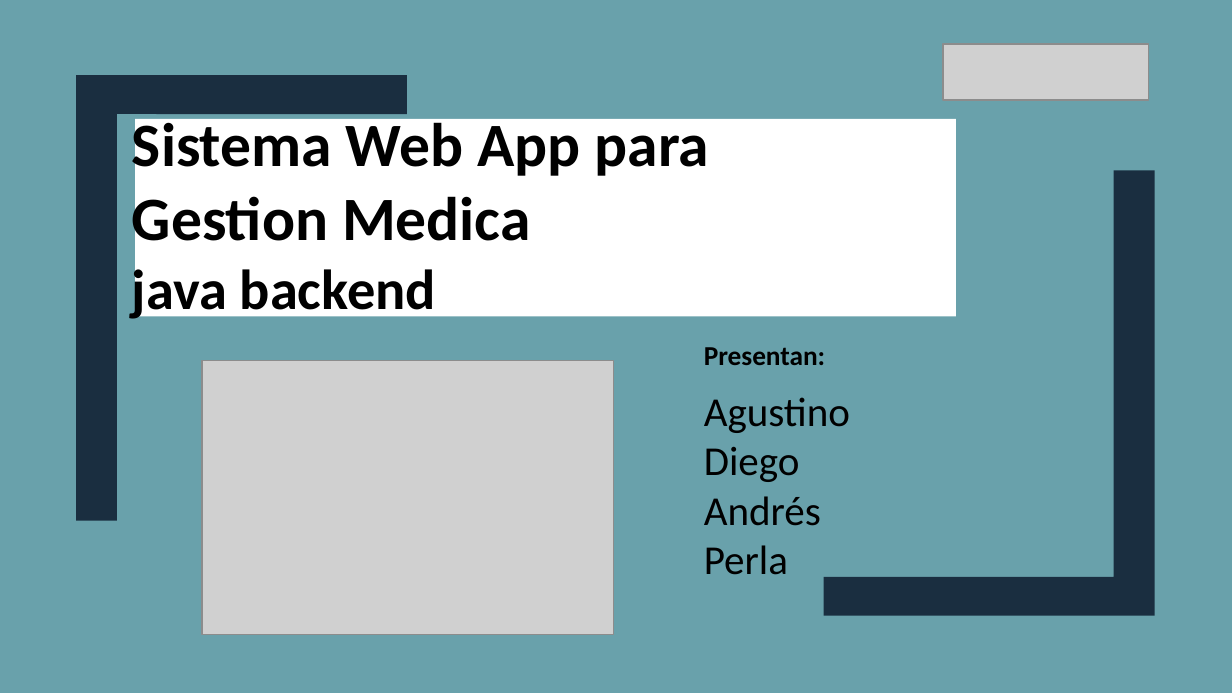
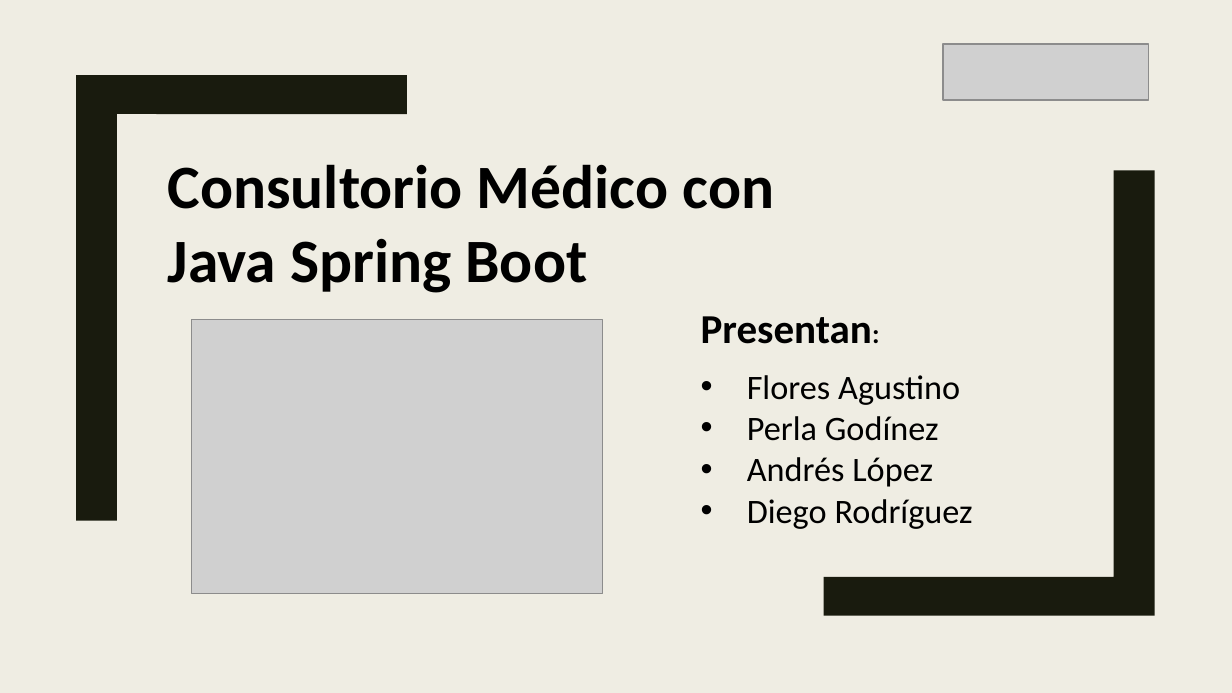
Before and after one commit to GS-Consultorio/analisis, a slide deck: slide 1 of consultorio1.pptx. Drawn at 1232x693 pixels with LibreOffice and Linux fonts; fonts in the diff are those of the drawing; grey boxes stand for pictures. Boxes give left, top, right and bottom in pixels: in the first picture for what was removed or moved away, otherwise in the second. Text is boxed around its words. In the diff, an @@ line names an element or a change of style, - is before the commit and + after.

```diff
--- a/consultorio1.pptx
+++ b/consultorio1.pptx
@@ background #69A1AB to #EFEDE3 @@
@@ freeform shape at [76, 75, 408, 521]: fill #1A2E40 to #191B0E @@
@@ rectangle removed at [136, 118, 956, 315] @@
@@ text at [168, 164, 775, 293]: text changed @@
-Sistema Web App para Gestion Medica
-java backend
+Consultorio Médico con Java Spring Boot
@@ freeform shape at [824, 170, 1156, 616]: fill #1A2E40 to #191B0E @@
@@ text "Presentan:": place and size @@
-text "Presentan:" at [704, 347, 850, 575]
+text "Presentan:" at [701, 316, 973, 529]
@@ picture: place and size @@
-picture at [202, 361, 614, 636]
+picture at [191, 319, 602, 594]
@@ text at [701, 316, 872, 344]: size 16 to 24 pt in "Presentan:" @@
@@ text at [747, 375, 973, 529]: text changed; size 24 to 20 pt @@
-Agustino
-Diego
-Andrés
-Perla
+• Flores Agustino
+• Perla Godínez
+• Andrés López
+• Diego Rodríguez
```
Also in this commit, not shown: 9 other slides changed.
